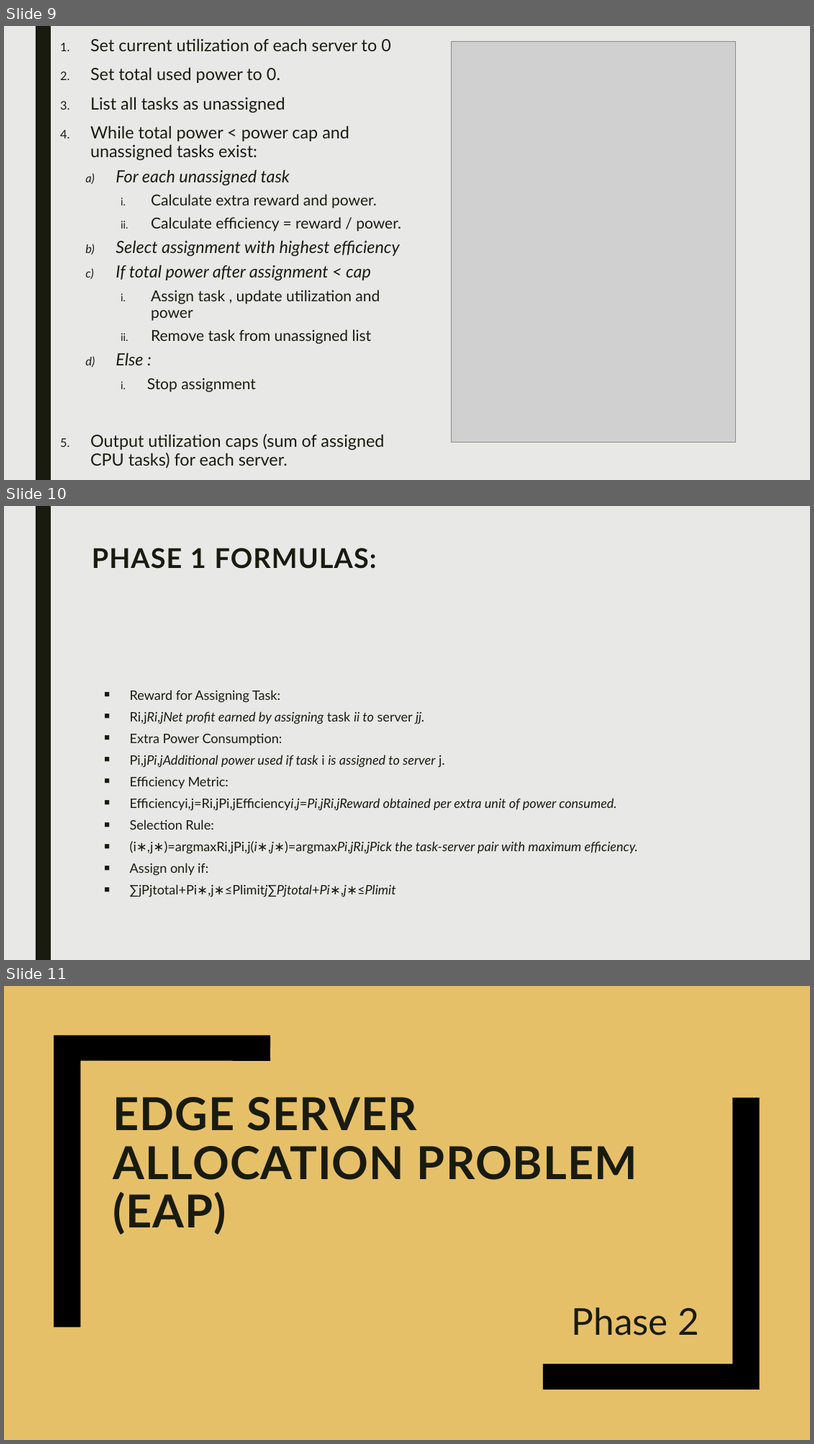
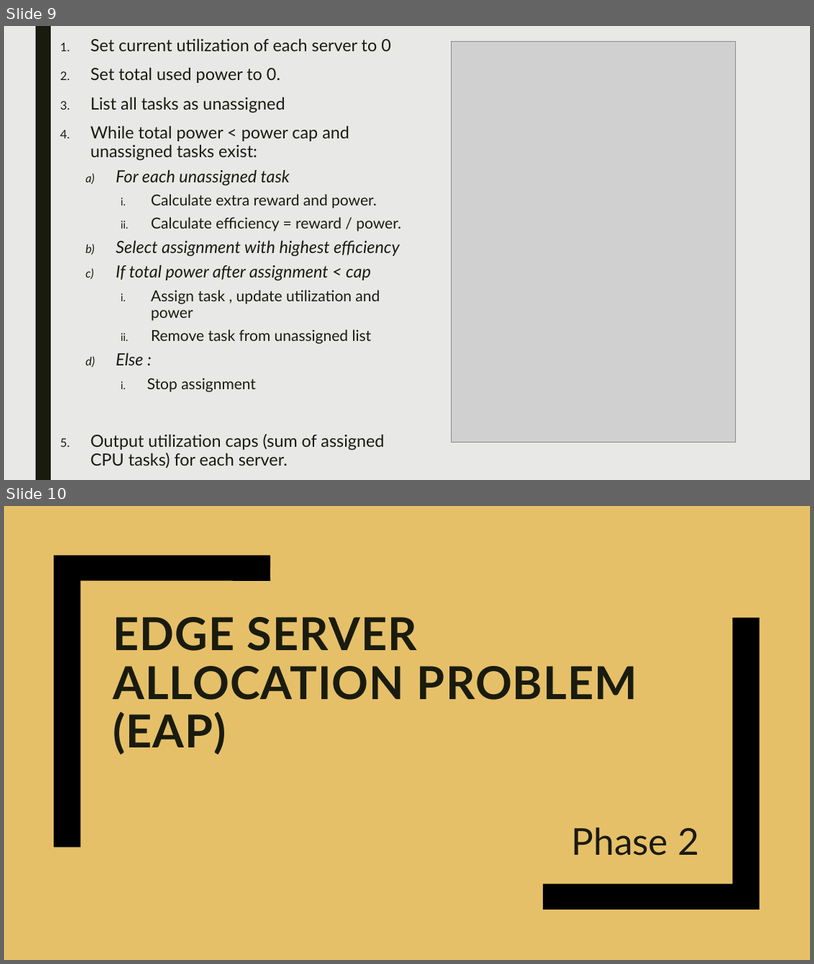
Before and after one commit to 23CSE362-edge-computing-2025-26-odd/capstone-project-13_weedge, a slide deck: Documentation/Review 1.pptx. Shown one above the other, each under a label of ours: slides 9, 10 and 11 before the commit, slides 9 and 10 after it. The pictures are 814x1444 and 814x964 pixels, drawn with LibreOffice and Linux fonts; fonts in the diff are those of the drawing; grey boxes stand for pictures. Boxes give left, top, right and bottom in pixels: in the first picture for what was removed or moved away, otherwise in the second. Text is boxed around its words. In the diff, an @@ line names an element or a change of style, - is before the commit and + after.

```diff
--- a/Documentation/Review 1.pptx
+++ b/Documentation/Review 1.pptx
@@ slide 10 removed at [4, 506, 810, 960], background #E8E8E7; not listed: 1 template element that a slide beside it also shows @@
@@ title removed at [92, 548, 377, 569] @@
-PHASE 1 FORMULAS:
@@ text removed at [130, 690, 638, 897] @@
-■ Reward for Assigning Task:
-■ Ri,jRi,jNet profit earned by assigning task ii to server jj.
-■ Extra Power Consumption:
-■ Pi,jPi,jAdditional power used if task i is assigned to server j.
-■ Efficiency Metric:
-■ Efficiencyi,j=Ri,jPi,jEfficiencyi,j=Pi,jRi,jReward obtained per extra unit of power consumed.
-■ Selection Rule:
-■ (i∗,j∗)=argmaxRi,jPi,j(i∗,j∗)=argmaxPi,jRi,jPick the task-server pair with maximum efficiency.
-■ Assign only if:
-■ ∑jPjtotal+Pi∗,j∗≤Plimitj∑Pjtotal+Pi∗,j∗≤Plimit
@@ what was slide 11 is now slide 10 @@
```
Also in this commit, not shown: 1 other file.
